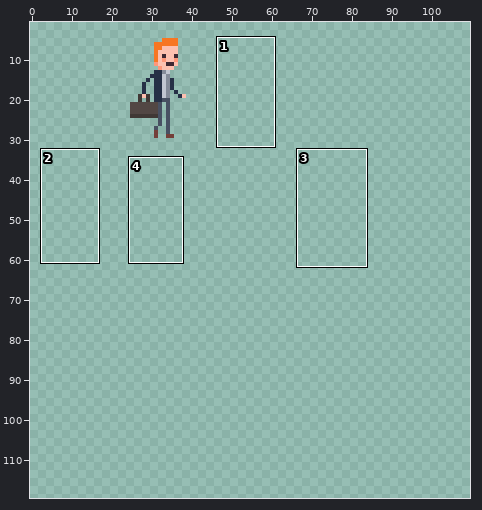
File history of a sprite sheet, images/npcs/business_man.png. The picture above shows the old version from afar; the outline marks the close-up.
Close-up. Before the commit:
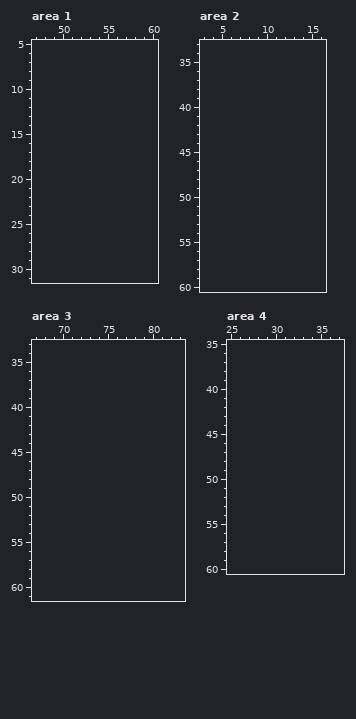
The file is 14x25 pixels. Shown: area 1: x 47..60, y 5..31; area 2: x 3..16, y 33..60; area 3: x 67..83, y 33..61; area 4: x 25..37, y 35..60. The old version is drawn lined up with the new one, on the new canvas. The wide view leaves out empty margins. The commit also changed other parts of the picture, which this record leaves out.
The result:
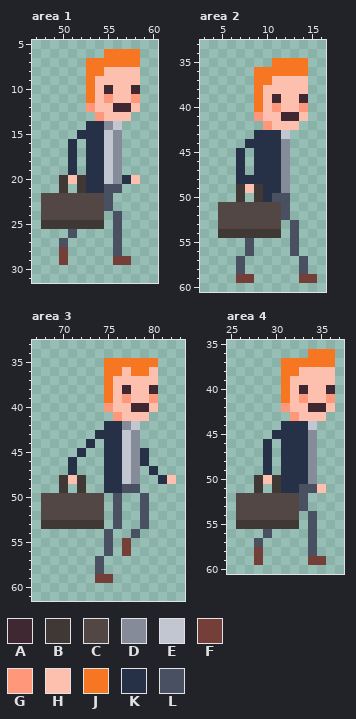
Palette (. is transparent): A #3f2832  B #403835  C #524744  D #858b99  E #c2c6d1  F #743f39  G #ff977a  H #fdc0af  J #f77622  K #263046  L #485062
Edits made:
canvas 14x25 -> 110x120, the old top-left corner now at 25,5
Changed rows in their new state; - is an unchanged pixel.
Area 1:
first column x 48:
 6 -------JJJJ
 7 -----JJJJJJ
 8 -----JJHHHH
 9 -----JHHHHH
10 -----JHAHHA
11 -----JHGHHG
12 -----GHHAAH
13 ------GHHH-
14 -----KKDE--
15 ----KKKED--
16 ---K-KKED--
17 ---K-KKED--
18 ---K-KKED--
19 ---K-KKED--
20 --BHBKKEDKH
21 --B-BKKLL--
22 CCCCCCCL---
23 CCCCCCCL---
24 CCCCCCC-L--
25 BBBBBBB-L--
26 ---L----L--
27 --L-----L--
28 --F-----L--
29 --F-----FF-
Area 2:
first column x 5:
35 ------JJJJ-
36 ----JJJJJJ-
37 ----JJHHHH-
38 ----JHHHHH-
39 ----JHAHHA-
40 ----JHGHHG-
41 ----GHHAAH-
42 -----GHHH--
43 ----KKKE---
44 ---KKKKD---
45 --K-KKKD---
46 --K-KKKD---
47 --K-KKKD---
48 --KKKKKD---
49 --BHBKKD---
50 --B-BKLL---
51 CCCCCCCL---
52 CCCCCCCL---
53 CCCCCCC-L--
54 BBBBBBB-L--
55 ---L----L--
56 ---L----L--
57 --L------L-
58 --L------L-
59 --FF-----FF
Area 3:
first column x 68:
35 -------JJJJJJ--
36 -------JJHJJH--
37 -------JHHHHH--
38 -------JHAHHA--
39 -------JHGHHG--
40 -------GHHAAH--
41 --------GHHH---
42 -------KKDE----
43 ------KKKED----
44 -----K-KKED----
45 ----K--KKEDK---
46 ---K---KKEDK---
47 ---K---KKED-K--
48 --BHB--KKED--KH
49 --B-B--KKLL----
50 CCCCCCC-L--L---
51 CCCCCCC-L--L---
52 CCCCCCC-L--L---
53 BBBBBBB-L--L---
54 -------L--L----
55 -------L-F-----
56 -------L-F-----
57 ------L--------
58 ------L--------
59 ------FF-------
Area 4:
first column x 26:
36 --------JJJ
37 -----JJJJJJ
38 -----JJHHHH
39 -----JHHHHH
40 -----JHAHHA
41 -----JHGHHG
42 -----GHHAAH
43 ------GHHH-
44 -----KKKE--
45 ----KKKKD--
46 ---K-KKKD--
47 ---K-KKKD--
48 ---K-KKKD--
49 ---K-KKKD--
50 --BHBKKKD--
51 --B-BKKLLH-
52 CCCCCCCL---
53 CCCCCCCL---
54 CCCCCCC-L--
55 BBBBBBB-L--
56 ---L----L--
57 --L-----L--
58 --F-----L--
59 --F-----FF-
Boxes around the changes in both close-ups, in picture pixels (x1, y1, x2, y2):
added: (41, 49, 140, 265)
added: (218, 58, 317, 283)
added: (41, 358, 176, 583)
added: (236, 349, 335, 565)
